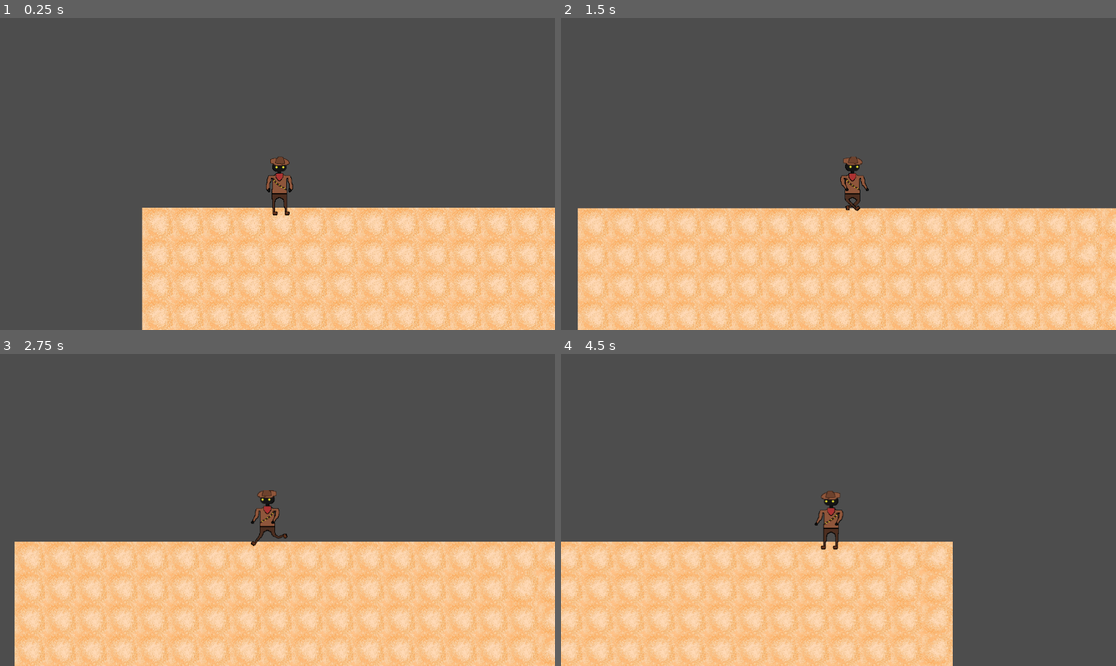
Above: before the commit, frames 1-4 (two rows, left to right).
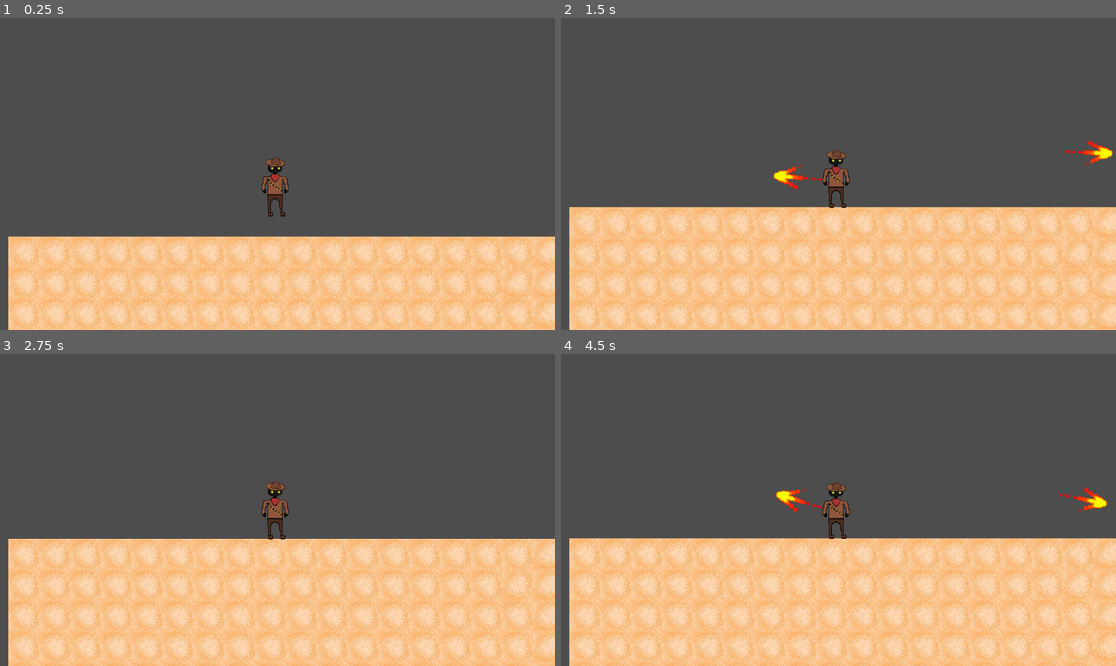
Above: after the commit, the same moments.

Repository: Abmccullough1/New-Cowboy-with-a-wand
Game: Godot game, scene res://scenes/main.tscn
Same seed, same stepped clock (60 frames per second), same inputs: the game is played once before the commit and once after it. Before the commit the project starts from res://main.tscn.
Inputs (mouse positions are in pixels of both pictures, inside the frame that each line leads up to):
- Up to frame 1 (0.25 s): no input
- Up to frame 2 (1.5 s): tap Enter (ui_accept) at 0.5, 0.77 s; move the mouse to (960, 158) at 0.52 s; hold Right (ui_right) from 0.53 s (still down); tap F (attack, bound only after the commit) at 0.6, 1.35 s; move the mouse to (727, 189) at 1.27 s
- Up to frame 3 (2.75 s): tap Enter (ui_accept) at 1.52 s; move the mouse to (333, 441) at 2.02 s; release Right (ui_right) at 2.03 s; hold Left (ui_left) from 2.03 s (still down); tap F (attack, bound only after the commit) at 2.1 s
- Up to frame 4 (4.5 s): move the mouse to (810, 572) at 2.77 s; release Left (ui_left) at 2.78 s; hold Right (ui_right) 2.78-4.28 s; tap F (attack, bound only after the commit) at 2.85, 3.6, 4.35 s; tap Enter (ui_accept) at 3.02, 3.77 s; move the mouse to (1005, 556) at 3.52 s; move the mouse to (672, 463) at 4.27 s; hold Left (ui_left) from 4.28 s (still down)

The runs differ from the first frame. In frame 1, 23% of the frame differs, in the area x 1-100%, y 44-100%; in frame 2, 16%; in frame 3, 15%; in frame 4, 26%, in the area x 0-100%, y 41-100%.

Commit message:
added attack and a&d movement

Diff:
--- /dev/null
+++ b/Arrow.gd
@@ -0,0 +1,13 @@
+extends Area2D
+
+var arrow_speed = 600
+func _ready():
+	set_as_top_level(true)
+
+
+# Called every frame. 'delta' is the elapsed time since the previous frame.
+func _process(delta):
+	position += (Vector2.RIGHT*arrow_speed).rotated(rotation) * delta
+
+func _on_visible_on_screen_enabler_2d_screen_exited():
+	queue_free()
--- /dev/null
+++ b/Player/attack.gd
@@ -0,0 +1,10 @@
+extends CharacterBody2D
+
+
+# Called when the node enters the scene tree for the first time.
+func _ready():
+	var attack_speed = 300.0
+
+	var attack = Input.get_vector("attack","attack","attack","attack")
+	if attack:
+		velocity.x = attack * attack_speed
--- a/Player/character_body_2d.tscn
+++ b/Player/character_body_2d.tscn
@@ -110,13 +110,15 @@
 script = ExtResource("1_0fhkd")
 
 [node name="CollisionShape2D" type="CollisionShape2D" parent="."]
-position = Vector2(475, 273)
+position = Vector2(549, 280)
 shape = SubResource("CapsuleShape2D_5rn4u")
 
 [node name="AnimationTree" type="AnimationTree" parent="."]
 
 [node name="AnimatedSprite2D" type="AnimatedSprite2D" parent="."]
-position = Vector2(477, 287)
+position = Vector2(550, 279)
 sprite_frames = SubResource("SpriteFrames_foyrw")
-animation = &"Run"
-frame_progress = 0.99074
+animation = &"Idle"
+
+[node name="Marker2D" type="Marker2D" parent="."]
+position = Vector2(547, 286)
--- a/Player/player.gd
+++ b/Player/player.gd
@@ -3,6 +3,9 @@
 
 const SPEED = 300.0
 const JUMP_VELOCITY = -400.0
+var wand = true
+var wand_cool_down = true
+var arrow = preload("res://scenes/arrow.tscn")
 @onready var animated_sprite_2d = $AnimatedSprite2D
 # Get the gravity from the project settings to be synced with RigidBody nodes.
 var gravity = ProjectSettings.get_setting("physics/2d/default_gravity")
@@ -20,16 +23,30 @@
 
 	# Get the input direction and handle the movement/deceleration.
 	# As good practice, you should replace UI actions with custom gameplay actions.
-	var direction = Input.get_axis("ui_left", "ui_right")
+	var direction = Input.get_vector("left", "right", "up", "down")
 	if direction:
 		$AnimatedSprite2D.play("Run")
-		velocity.x = direction * SPEED
+		velocity.x = direction.x * SPEED
 	else:
 		$AnimatedSprite2D.play("Idle")
 		velocity.x = move_toward(velocity.x, 0, SPEED)
 
 	move_and_slide()
+	if direction.x >0:
+		animated_sprite_2d.flip_h = false
+	elif direction.x < 0 :
+		animated_sprite_2d.flip_h = true
 
 
-	var isLeft = velocity.x < 0
-	animated_sprite_2d.flip_h = isLeft
+	move_and_slide()
+	var mouse_pos = get_global_mouse_position()
+	$Marker2D.look_at(mouse_pos)
+
+	if Input.is_action_just_pressed("attack") and wand and wand_cool_down:
+		wand_cool_down = false
+		var arrow_instance = arrow.instantiate()
+		arrow_instance.rotation = $Marker2D.rotation
+		arrow_instance.global_position = $Marker2D.global_position
+		add_child(arrow_instance)
+		await get_tree().create_timer(0.4).timeout
+		wand_cool_down = true
--- a/project.godot
+++ b/project.godot
@@ -11,9 +11,36 @@
 [application]
 
 config/name="TestingTiles"
-run/main_scene="res://main.tscn"
+run/main_scene="res://scenes/main.tscn"
 config/features=PackedStringArray("4.2", "GL Compatibility")
 config/icon="res://icon.svg"
+
+[input]
+
+left={
+"deadzone": 0.5,
+"events": [Object(InputEventKey,"resource_local_to_scene":false,"resource_name":"","device":-1,"window_id":0,"alt_pressed":false,"shift_pressed":false,"ctrl_pressed":false,"meta_pressed":false,"pressed":false,"keycode":0,"physical_keycode":65,"key_label":0,"unicode":97,"echo":false,"script":null)
+]
+}
+right={
+"deadzone": 0.5,
+"events": [Object(InputEventKey,"resource_local_to_scene":false,"resource_name":"","device":-1,"window_id":0,"alt_pressed":false,"shift_pressed":false,"ctrl_pressed":false,"meta_pressed":false,"pressed":false,"keycode":0,"physical_keycode":68,"key_label":0,"unicode":100,"echo":false,"script":null)
+]
+}
+up={
+"deadzone": 0.5,
+"events": []
+}
+down={
+"deadzone": 0.5,
+"events": []
+}
+attack={
+"deadzone": 0.5,
+"events": [Object(InputEventKey,"resource_local_to_scene":false,"resource_name":"","device":-1,"window_id":0,"alt_pressed":false,"shift_pressed":false,"ctrl_pressed":false,"meta_pressed":false,"pressed":false,"keycode":0,"physical_keycode":70,"key_label":0,"unicode":102,"echo":false,"script":null)
+, Object(InputEventMouseButton,"resource_local_to_scene":false,"resource_name":"","device":-1,"window_id":0,"alt_pressed":false,"shift_pressed":false,"ctrl_pressed":false,"meta_pressed":false,"button_mask":0,"position":Vector2(0, 0),"global_position":Vector2(0, 0),"factor":1.0,"button_index":1,"canceled":false,"pressed":false,"double_click":false,"script":null)
+]
+}
 
 [rendering]
 
--- /dev/null
+++ b/scenes/arrow.tscn
@@ -0,0 +1,23 @@
+[gd_scene load_steps=4 format=3 uid="uid://dlbcpjqbp00vs"]
+
+[ext_resource type="Script" path="res://Arrow.gd" id="1_gkfhb"]
+[ext_resource type="Texture2D" uid="uid://cw2tib4vsqe87" path="res://Player/yH2RFW.png" id="2_l7pdn"]
+
+[sub_resource type="CircleShape2D" id="CircleShape2D_1xafs"]
+radius = 62.1289
+
+[node name="Arrow" type="Area2D"]
+script = ExtResource("1_gkfhb")
+
+[node name="Sprite2D" type="Sprite2D" parent="."]
+position = Vector2(-1, -2)
+scale = Vector2(0.648415, 0.621037)
+texture = ExtResource("2_l7pdn")
+
+[node name="CollisionShape2D" type="CollisionShape2D" parent="."]
+position = Vector2(-5, 2)
+shape = SubResource("CircleShape2D_1xafs")
+
+[node name="VisibleOnScreenEnabler2D" type="VisibleOnScreenEnabler2D" parent="."]
+position = Vector2(-31, 1)
+scale = Vector2(1.55, 6.95)
--- a/main.tscn
+++ b/scenes/main.tscn
@@ -1,11 +1,11 @@
 [gd_scene load_steps=7 format=3 uid="uid://bhx864v5rlhh5"]
 
-[ext_resource type="Texture2D" uid="uid://bll6srtqpqafj" path="res://Cowboy with a Wand/sandsafe.png" id="1_4ucri"]
-[ext_resource type="PackedScene" uid="uid://xqckunj3gk4p" path="res://Player/character_body_2d.tscn" id="1_lewqp"]
-[ext_resource type="Texture2D" uid="uid://cfybngxphx14c" path="res://Cowboy with a Wand/fence2.png" id="2_ee3pd"]
+[ext_resource type="Texture2D" uid="uid://bll6srtqpqafj" path="res://Cowboy with a Wand/sandsafe.png" id="1_6iby3"]
+[ext_resource type="Texture2D" uid="uid://cfybngxphx14c" path="res://Cowboy with a Wand/fence2.png" id="2_m1i5r"]
+[ext_resource type="PackedScene" uid="uid://xqckunj3gk4p" path="res://Player/character_body_2d.tscn" id="3_jfapl"]
 
 [sub_resource type="TileSetAtlasSource" id="TileSetAtlasSource_mm6d3"]
-texture = ExtResource("1_4ucri")
+texture = ExtResource("1_6iby3")
 texture_region_size = Vector2i(64, 64)
 0:0/0 = 0
 0:0/0/physics_layer_0/linear_velocity = Vector2(0, 0)
@@ -137,10 +137,10 @@
 format = 2
 layer_0/tile_data = PackedInt32Array(-65536, 0, 0, -65535, 0, 0, -65534, 0, 0, -65533, 0, 0, -65532, 0, 0, -65531, 0, 0 …(1297 unchanged characters)…
 
-[node name="CharacterBody2D" parent="." instance=ExtResource("1_lewqp")]
-position = Vector2(-192, -21)
+[node name="CharacterBody2D" parent="." instance=ExtResource("3_jfapl")]
+position = Vector2(4, -119)
 
 [node name="Camera2D" type="Camera2D" parent="CharacterBody2D"]
-position = Vector2(473, 266)
+position = Vector2(555, 280)
 position_smoothing_enabled = true
 position_smoothing_speed = 10.0
Binary file added: Player/robert-menzies-blazing-arrow-games-fireball-1.gif
Binary file added: Player/yH2RFW.png
Not shown, added: Player/yH2RFW.png.import
Not shown: 1 places in scenes/main.tscn that only renumber resources
